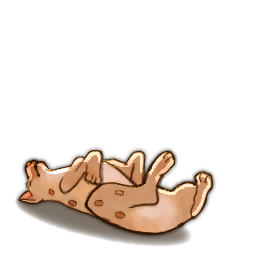
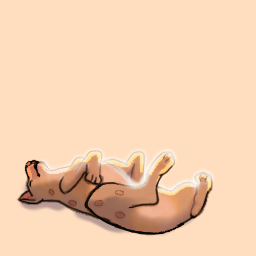
Before/after of a 256x256 layered artwork. What changed in the layer stack:
painted on "emphasize", masked it over [57, 149, 166, 221]
removed layer "colorize 30 100 20" (was 40%) over [14, 146, 218, 247]
added layer "outline copy #2" above "Shaded copy" over [17, 159, 210, 236]
added layer "Shaded copy" (multiply, 40%) above "outline copy" over [16, 160, 205, 238]
added layer "outline copy" (screen) above "color copy" over [34, 146, 217, 203]
added layer "color copy" (color, 40%) above "relocate" over [0, 0, 256, 256]
hid "relocate" over [14, 146, 218, 240]
hid "cast shadow copy" over [14, 190, 193, 247]
showed group "Polish" (3 layers) over [14, 134, 218, 240]
painted on "merged levels 185 #1" over [16, 138, 214, 236]
painted on "shade mod" over [24, 143, 208, 234]
